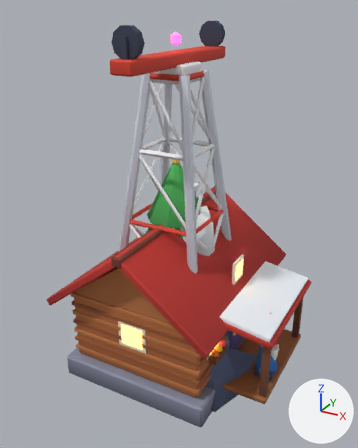
Renders of the glTF model ui/3d/aura-drift/v1/scenery-alpine.glb from each side of a commit.
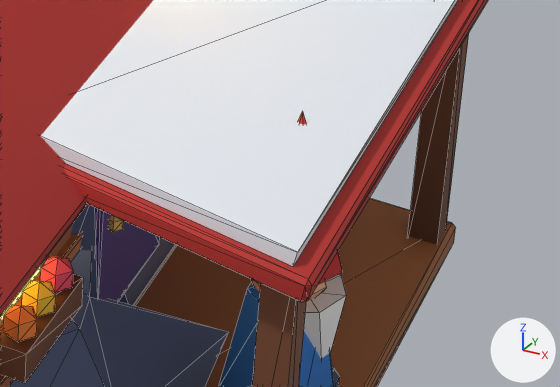
Each version is shown whole from a 50 mm lens placed at (9.74, -17.45, 15.34), pointed at (0.36, -0.41, 6.82), then close up on the part from 59% to 90% of the width and 65% to 82% of the height. The lights are fixed; the arrows at lower right show +X, +Y and +Z. The last two pictures show the newer version. The close-ups show mesh edges as thin lines. Vertices at exactly the same position are counted once.

In view in the first close-up: 'prop-chalet', 'prop-rock_a', 'prop-rock_b'.
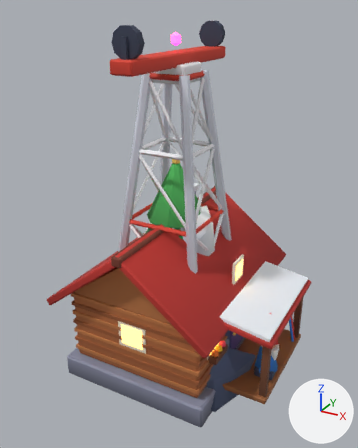
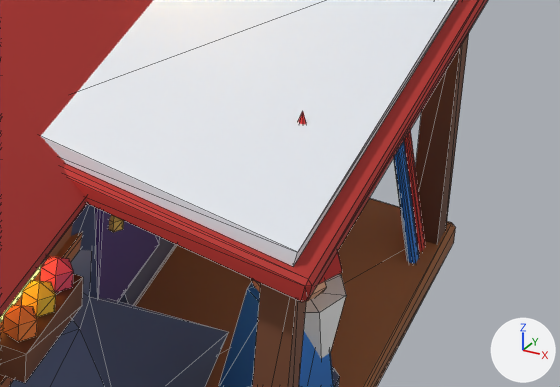
What changed in the scene script:
```text
Change me_prop_chalet:
    used by ob_prop_chalet; location = (0.0, 0.0, 0.0)
    remove me_prop_chalet.from_pydata(...)  # 729 vertices, 1226 faces; spans x -3.78..5.54, y -4.55..4.55, z 0.0..7.47
    add me_prop_chalet.from_pydata(...)  # 791 vertices, 1338 faces; spans x -3.78..5.54, y -4.55..4.55, z 0.0..7.47
    me_prop_chalet part 1: a new loose piece of 24 vertices spanning x 4.78..5.26, y 1.88..2.02, z 0.99..2.91, in mat_prop
    me_prop_chalet part 2: a new loose piece of 24 vertices spanning x 4.78..5.26, y 1.68..1.82, z 0.99..2.91, in mat_prop
    other edits to the shape of me_prop_chalet do not show in these pictures
```

Location of each change, (x1, y1, x2, y2) in pixels of the close-ups (560 x 387 px):
part 1 of me_prop_chalet, added (red): after (404, 129, 425, 252)
part 2 of me_prop_chalet, added (blue): after (394, 141, 419, 263)
